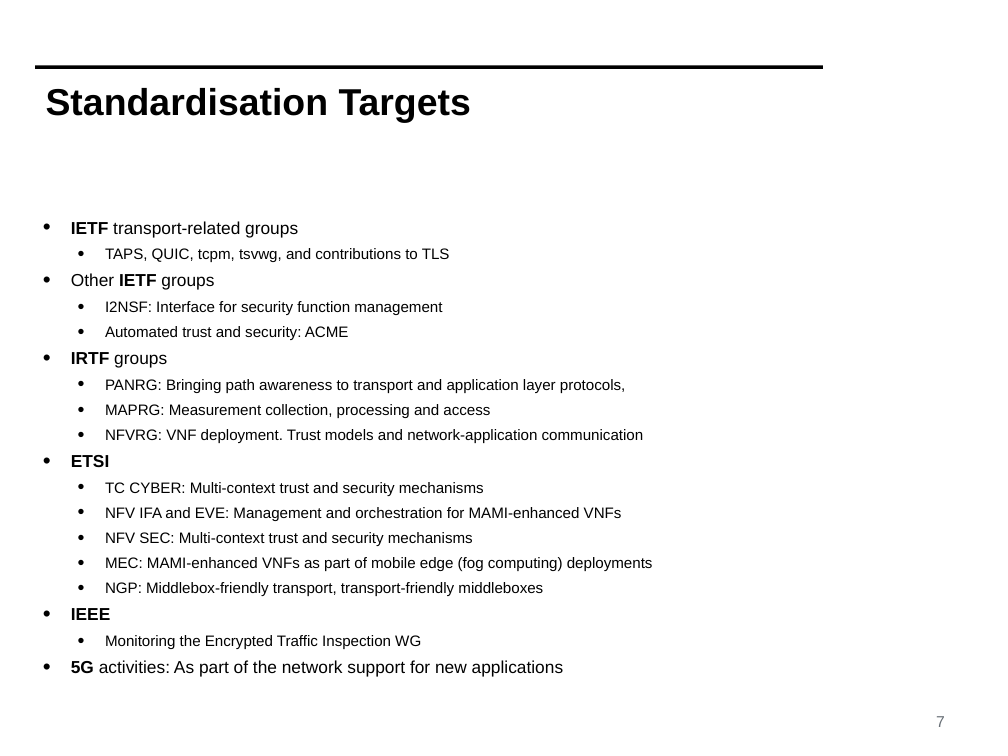
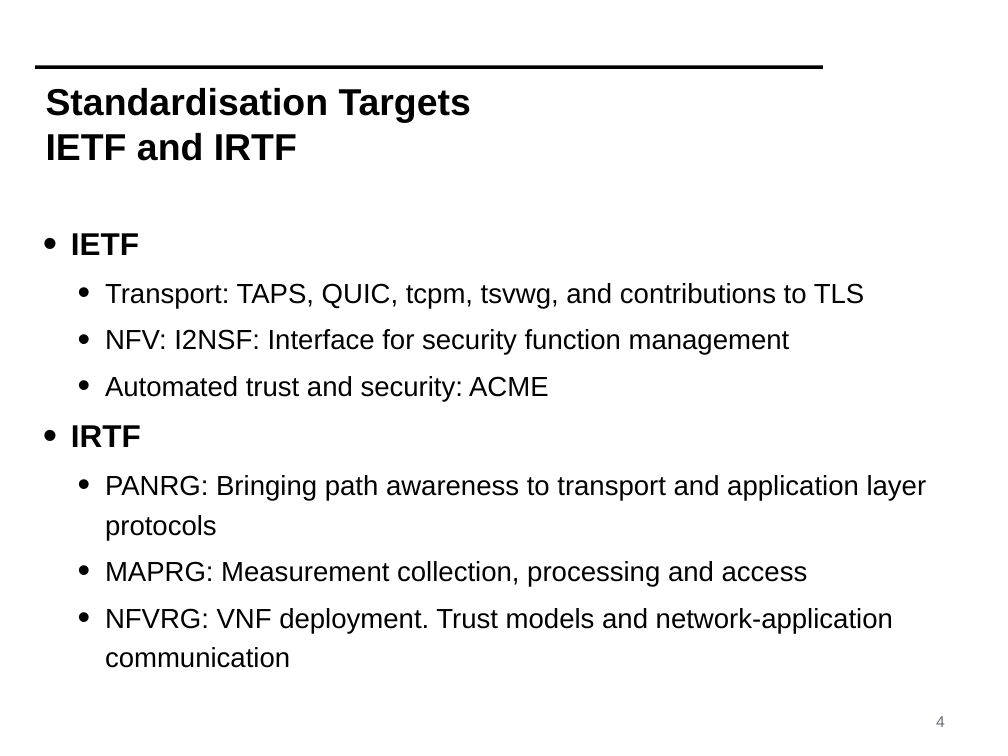
Before and after one commit to mami-project/roadshows, a slide deck: slide 4 of review2-zurich/WP4-ReviewM18.pptx (slide 7 before the commit). Drawn at 1008x756 pixels with LibreOffice and Linux fonts; fonts in the diff are those of the drawing; background and template pictures are left out. Boxes give left, top, right and bottom in pixels: in the first picture for what was removed or moved away, otherwise in the second. Text is boxed around its words. In the diff, an @@ line names an element or a change of style, - is before the commit and + after.

```diff
--- a/review2-zurich/WP4-ReviewM18.pptx
+++ b/review2-zurich/WP4-ReviewM18.pptx
@@ title at (46,88,471,161): text changed @@
-Standardisation Targets
+Standardisation Targets
+IETF and IRTF
@@ text at (71,233,864,355): text changed; size 15.4 to 28 pt @@
-• IETF transport-related groups
-  • TAPS, QUIC, tcpm, tsvwg, and contributions to TLS
-• Other IETF groups
-  • I2NSF: Interface for security function management
+• IETF
+  • Transport: TAPS, QUIC, tcpm, tsvwg, and contributions to TLS
+  • NFV: I2NSF: Interface for security function management
@@ text at (105,376,893,668): size 15.4 to 28 pt in "Automated trust and security: ACME", "MAPRG: Measurement collection, processing and access", "NFVRG: VNF deployment. Trust models and network-application ..."; line spacing 1 to 1.2 @@
@@ text at (71,425,927,540): text changed; size 15.4 to 28 pt @@
-• IRTF groups
-  • PANRG: Bringing path awareness to transport and application layer protocols,
+• IRTF
+  • PANRG: Bringing path awareness to transport and application layer protocols
@@ text at (71,482,653,677): paragraphs removed @@
-• ETSI
-  • TC CYBER: Multi-context trust and security mechanisms
-  • NFV IFA and EVE: Management and orchestration for MAMI-enhanced VNFs
-  • NFV SEC: Multi-context trust and security mechanisms
-  • MEC: MAMI-enhanced VNFs as part of mobile edge (fog computing) deployments
-  • NGP: Middlebox-friendly transport, transport-friendly middleboxes
-• IEEE
-  • Monitoring the Encrypted Traffic Inspection WG
-• 5G activities: As part of the network support for new applications
@@ page number at (936,716,945,727): text changed @@
-7
+4
```
Also in this commit, not shown: 11 other slides changed, 4 slides added, 3 slides removed.
